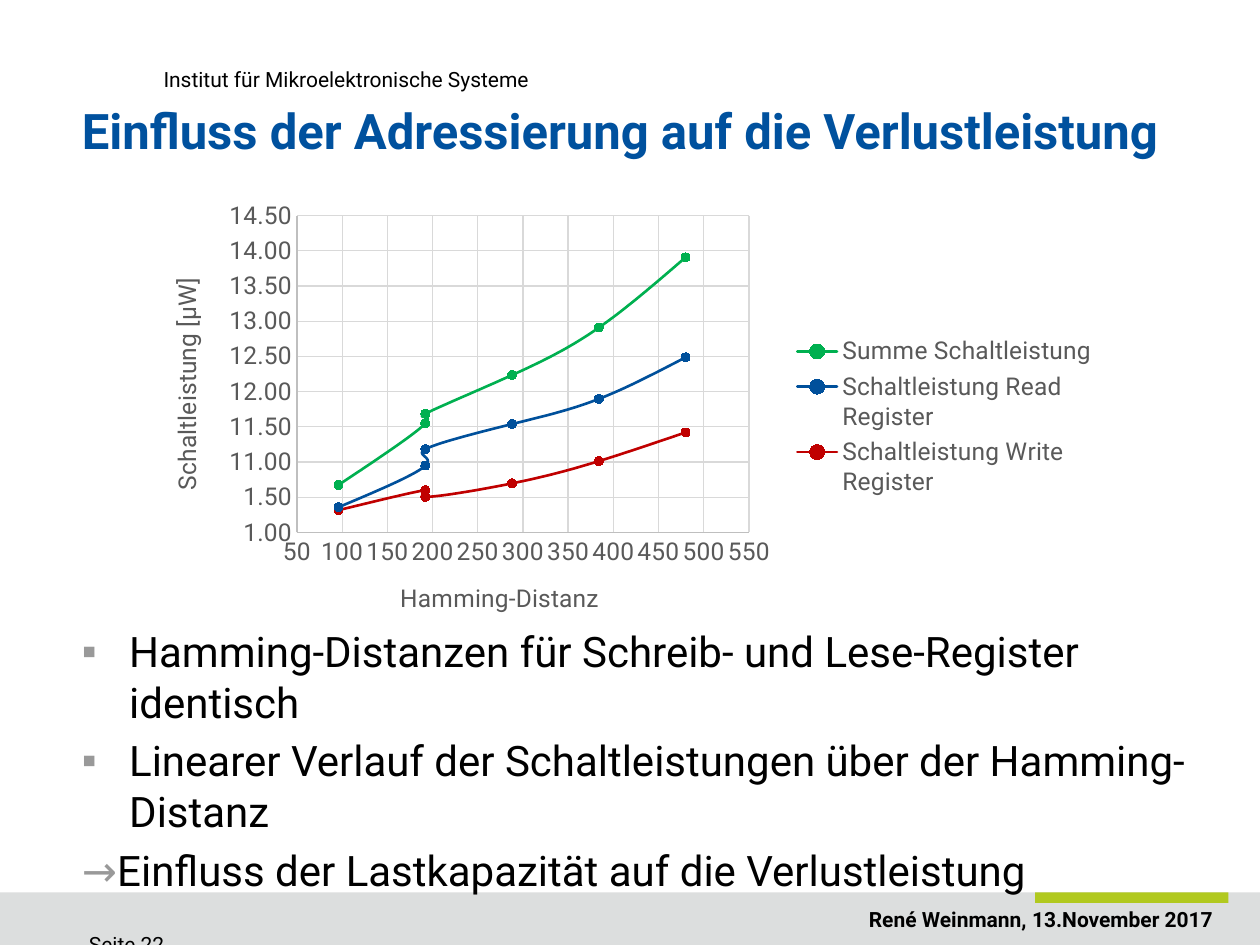
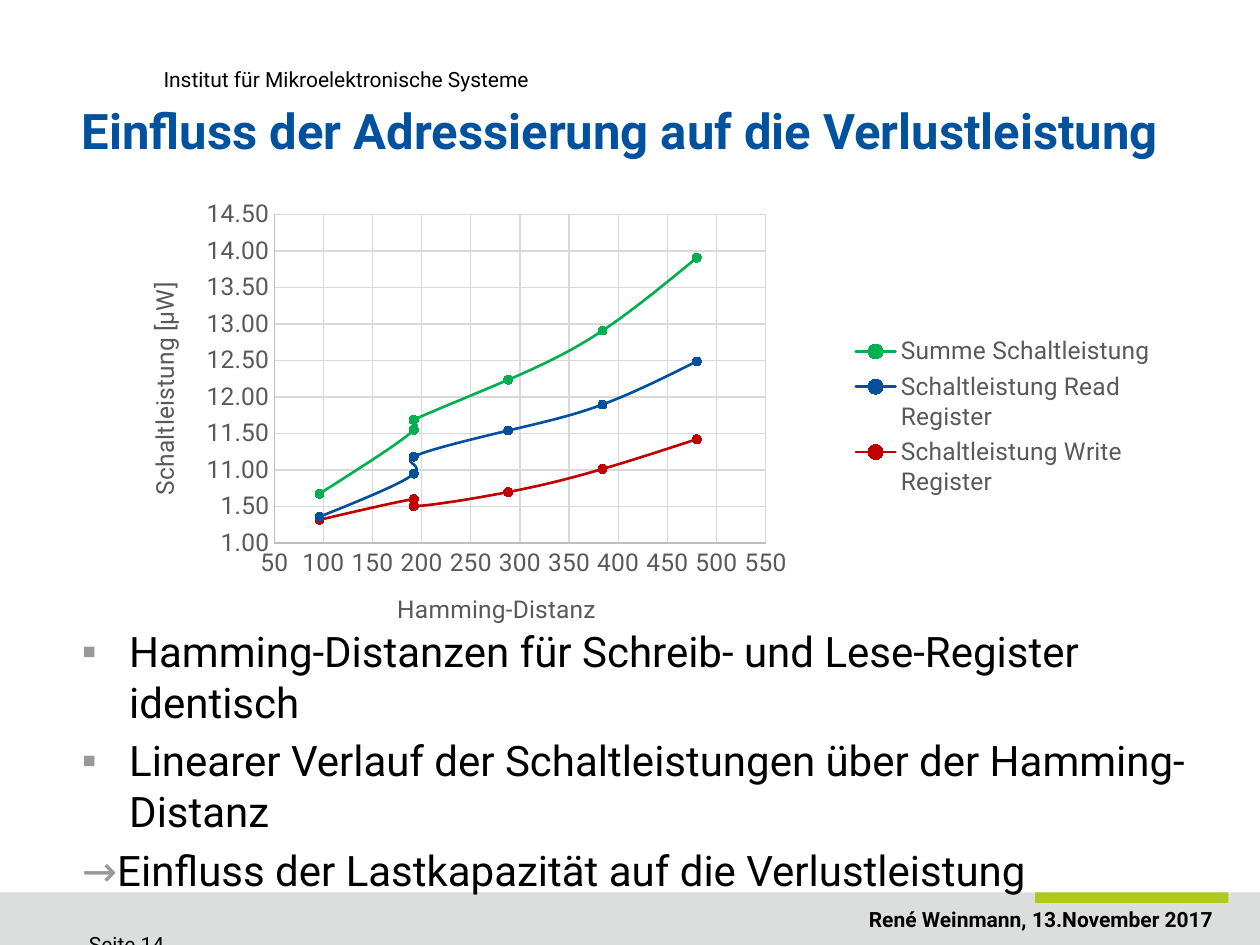
Before and after one commit to ReneWeinmann/Masterarbeit, a slide deck: slide 14 of Presentation_Rene_Weinmann.pptx (slide 22 before the commit). Drawn at 1260x945 pixels with LibreOffice and Linux fonts; fonts in the diff are those of the drawing; background and template pictures are left out. Boxes give left, top, right and bottom in pixels: in the first picture for what was removed or moved away, otherwise in the second. Text is boxed around its words. In the diff, an @@ line names an element or a change of style, - is before the commit and + after.

```diff
--- a/Presentation_Rene_Weinmann.pptx
+++ b/Presentation_Rene_Weinmann.pptx
@@ scatter smooth chart at <box>142,192,1168,643</box> @@
@@ plot area changed @@
@@ scatter smooth chart: place and size @@
-scatter smooth chart at <box>142,192,1110,643</box>
+scatter smooth chart at <box>142,192,1168,643</box>
```
Also in this commit, not shown: 22 other slides changed, 1 slide removed, 2 other files.
